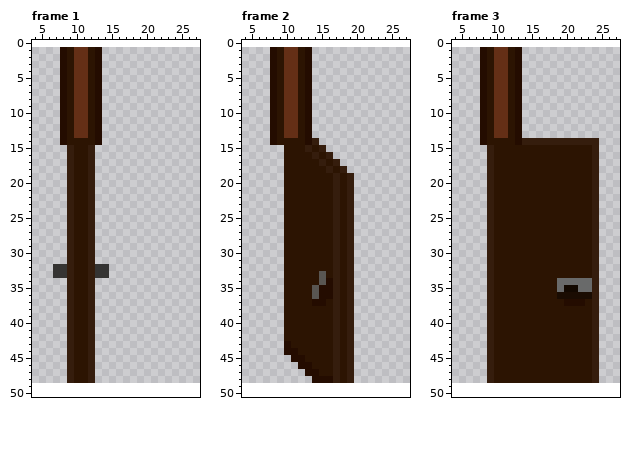
A pixel-art file gets an edit: src/game/assets/sprites/interactable/door.aseprite. Above: the version before the commit.
32x48 pixels, 3 frames. Colours within 5 levels of each other are drawn and written as one. Shown: frame 1: x 4..27, y 0..50; frame 2: x 4..27, y 0..50; frame 3: x 4..27, y 0..50. The old version is drawn lined up with the new one, on the new canvas.
Now the later version:
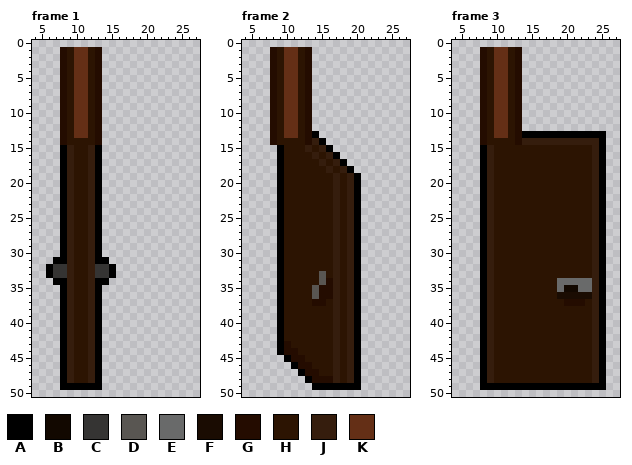
Palette (. is transparent): A #000000  B #120800  C #353433  D #595652  E #696a6a  F #1a0c02  G #240c00  H #2c1402  J #351d0d  K #642f16
Edits made:
canvas 32x48 -> 34x51, the old top-left corner now at 1,1
Frame 1:
Colour A now appears in rows 15 to 30 at x 8 and 13; in row 31 at x 7 to 8 and 13 to 14; in rows 32 to 33 at x 6 and 15; in row 34 at x 7 to 8 and 13 to 14; in rows 35 to 48 at x 8 and 13; in row 49 at x 8 to 13.
Frame 2:
Colour A now appears in row 13 at x 14; in row 14 at x 15; in row 15 at x 9 and 16; in row 16 at x 9 and 17; in row 17 at x 9 and 18; in row 18 at x 9 and 19.
Colour A now appears in rows 19 to 44 at x 9 and 20; in row 45 at x 10 and 20; in row 46 at x 11 and 20; in row 47 at x 12 and 20; in row 48 at x 13 and 20; in row 49 at x 14 to 20.
Frame 3:
Colour A now appears in row 13 at x 14 to 25; in row 14 at x 25; in rows 15 to 48 at x 8 and 25; in row 49 at x 8 to 25.
Pixel boxes of the changes (left, top, right, bottom) in both pictures:
added: (46, 145, 116, 390)
added: (277, 131, 361, 390)
added: (480, 131, 606, 390)
